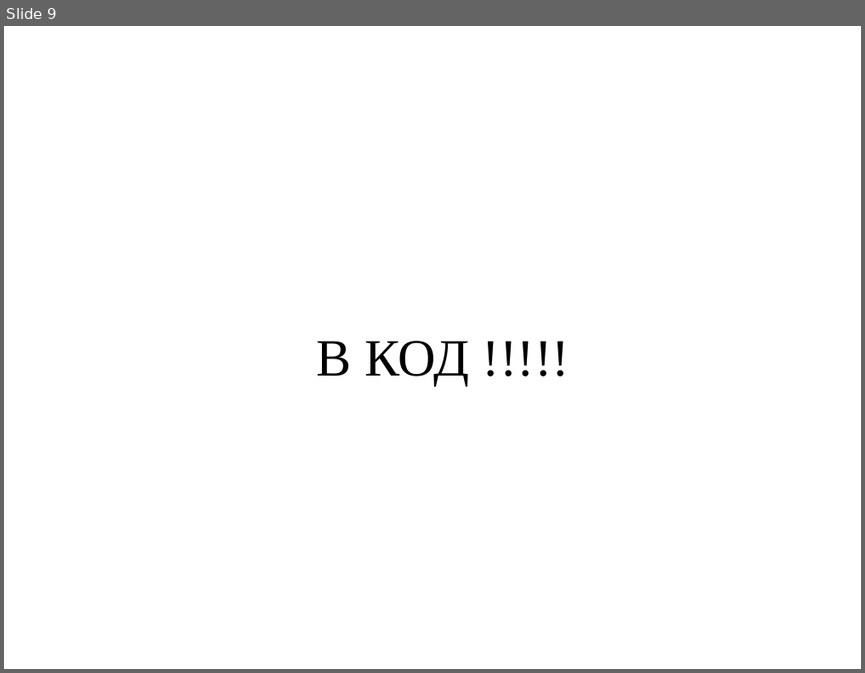
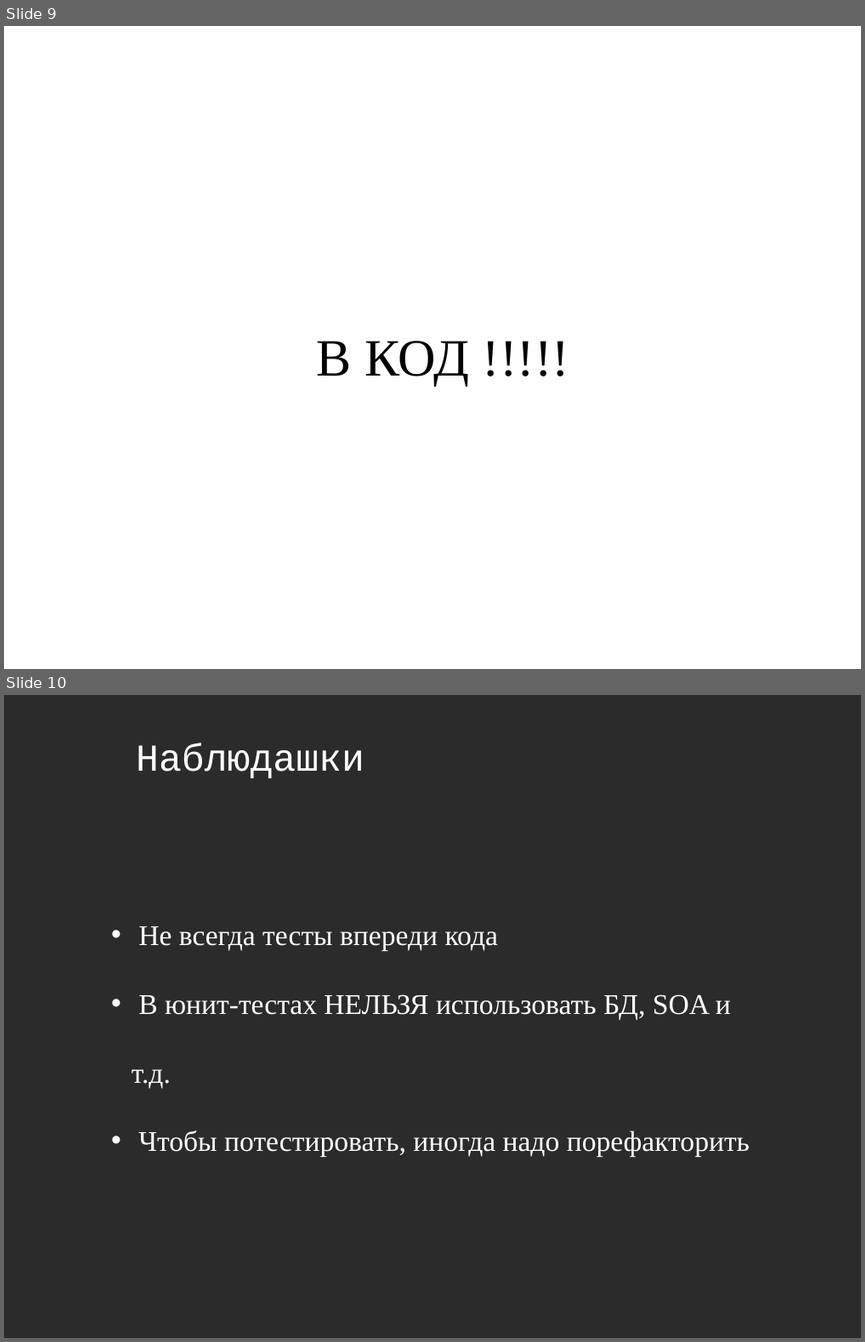
Before and after one commit to asolntsev/presentations, a slide deck: real-life-unit-tests/RealLifeUnitTests.devclub.rus.ppt. Shown one above the other, each under a label of ours: slide 9 before the commit, slides 9 and 10 after it. The pictures are 865x673 and 865x1342 pixels, drawn with LibreOffice and Linux fonts; fonts in the diff are those of the drawing; background and template pictures are left out; a plain dark background stands for a picture behind light text. Boxes give left, top, right and bottom in pixels: in the first picture for what was removed or moved away, otherwise in the second. Text is boxed around its words. In the diff, an @@ line names an element or a change of style, - is before the commit and + after.

```diff
--- a/real-life-unit-tests/RealLifeUnitTests.devclub.rus.ppt
+++ b/real-life-unit-tests/RealLifeUnitTests.devclub.rus.ppt
@@ slide 10 added at bbox=[4, 695, 861, 1338], background picture (left out) @@
@@ title added at bbox=[136, 743, 364, 778], 32 pt, text #FFFFFF @@
+Наблюдашки
@@ text added at bbox=[132, 926, 749, 1157], 24 pt, text #FFFFFF @@
+• Не всегда тесты впереди кода
+• В юнит-тестах НЕЛЬЗЯ использовать БД, SOA и т.д.
+• Чтобы потестировать, иногда надо порефакторить
```
Also in this commit, not shown: 1 slide changed, 1 other slide added.
